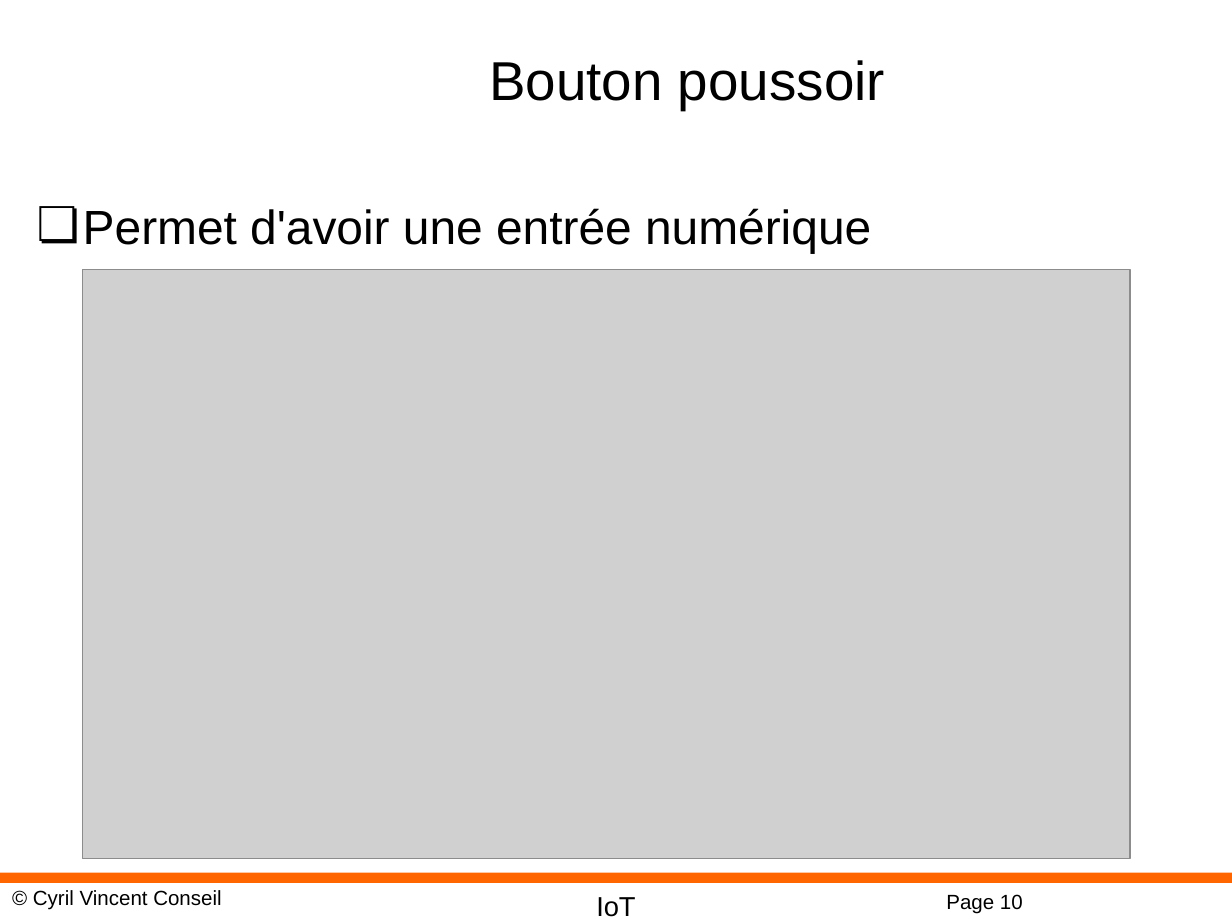
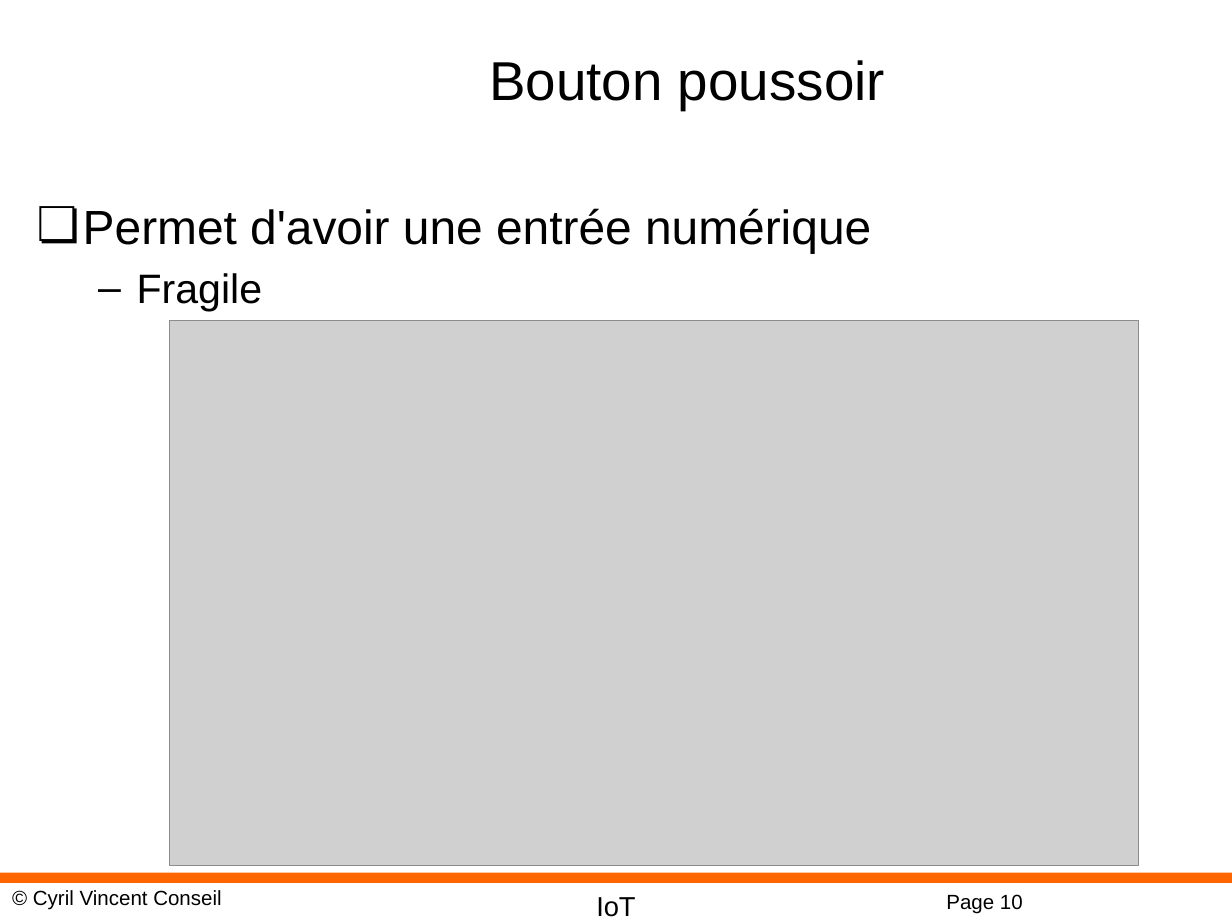
Before and after one commit to cyrilvincent/IoT, a slide deck: slide 10 of ppt/IoT19-MicropythonDev.pptx. Drawn at 1232x924 pixels with LibreOffice and Linux fonts; fonts in the diff are those of the drawing; grey boxes stand for pictures; background and template pictures are left out. Boxes give left, top, right and bottom in pixels: in the first picture for what was removed or moved away, otherwise in the second. Text is boxed around its words. In the diff, an @@ line names an element or a change of style, - is before the commit and + after.

```diff
--- a/ppt/IoT19-MicropythonDev.pptx
+++ b/ppt/IoT19-MicropythonDev.pptx
@@ text at [137,273,262,311]: paragraph added @@
+  – Fragile
@@ picture: place and size @@
-picture at [83,270,1130,859]
+picture at [170,320,1138,865]
```
Also in this commit, not shown: 2 other slides changed, 2 slides added, 14 other files.
